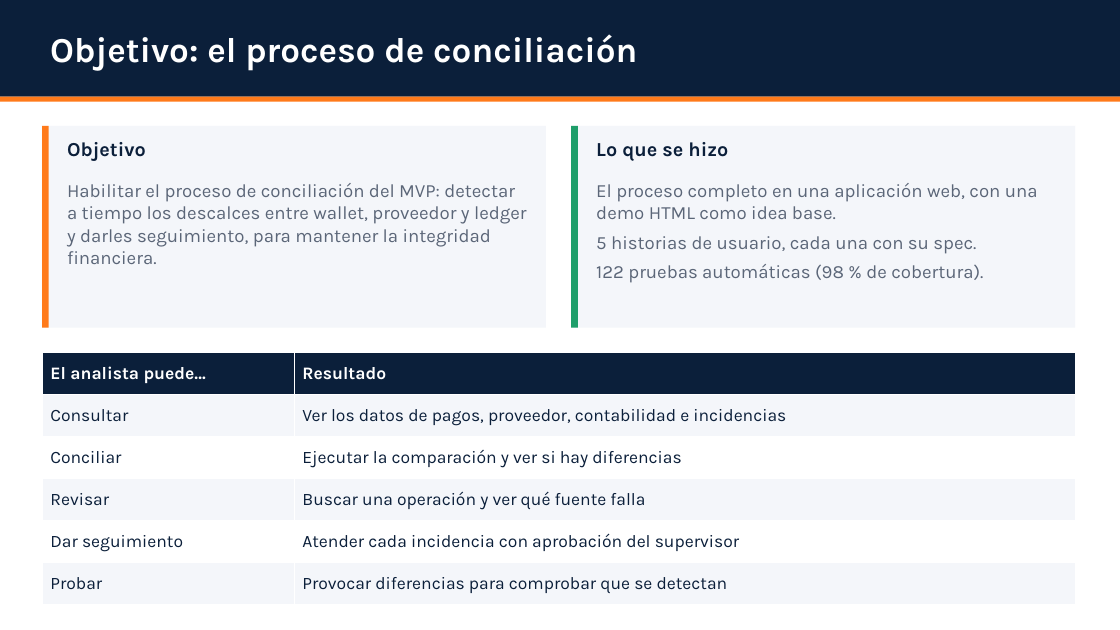
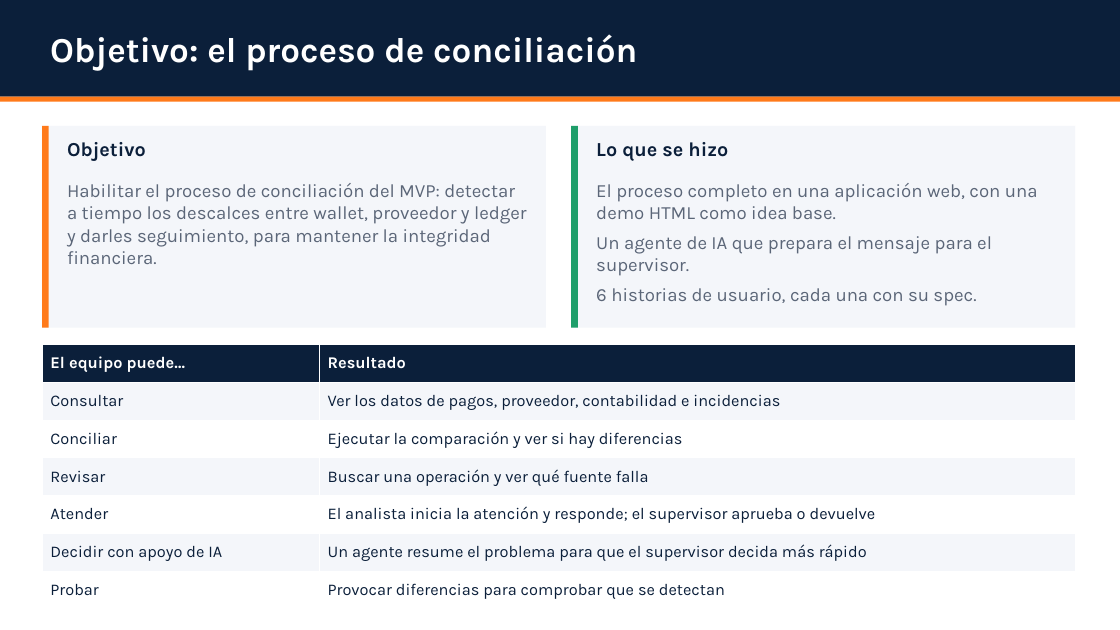
Before and after one commit to user-bcp-studentntt28/ai-labs, a slide deck: slide 3 of docs/Conciliacion-Presentacion.pptx. Drawn at 1120x630 pixels with LibreOffice and Linux fonts; fonts in the diff are those of the drawing. Boxes give left, top, right and bottom in pixels: in the first picture for what was removed or moved away, otherwise in the second. Text is boxed around its words. In the diff, an @@ line names an element or a change of style, - is before the commit and + after.

```diff
--- a/docs/Conciliacion-Presentacion.pptx
+++ b/docs/Conciliacion-Presentacion.pptx
@@ text at (596, 236, 992, 306): text changed @@
-5 historias de usuario, cada una con su spec.
-122 pruebas automáticas (98 % de cobertura).
+Un agente de IA que prepara el mensaje para el supervisor.
+6 historias de usuario, cada una con su spec.
@@ table at (42, 344, 1075, 609) @@
-row 1, column 1: El analista puede…
+row 1, column 1: El equipo puede…
-row 5: Dar seguimiento | Atender cada incidencia con aprobación del supervisor
+row 5: Atender | El analista inicia la atención y responde; el supervisor aprueba o devuelve
+row 6: Decidir con apoyo de IA | Un agente resume el problema para que el supervisor decida más rápido
@@ table: place and size @@
-table at (42, 353, 1075, 605)
+table at (42, 344, 1075, 609)
```
Also in this commit, not shown: 6 other slides changed, 1 slide added, 53 other files.
